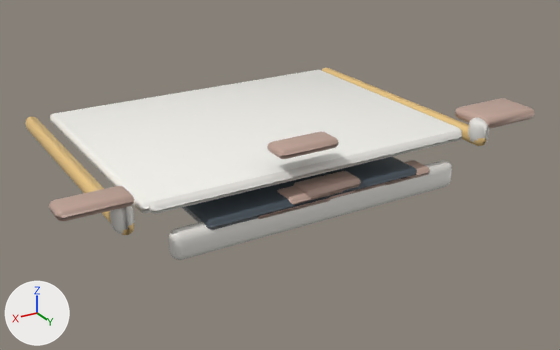
One commit to the glTF model unity/Assets/Art/EarlyGame/garage-kit/garage-whiteboard-1995.glb: the scene before it, then after it.
Rendered twice from a 50 mm camera at (0.659, 1.468, 1.708) aimed at (-0.039, 0.305, 1.127). Lighting does not change. The marker at lower left points along +X, +Y and +Z. The picture after the commit comes second. Where no turn or scale is listed for an object, it has been applied to the vertices. Vertices at exactly the same position are counted once.

Before the edit, the objects in view are built like this:
```python
ob_mounttabl_001 = bpy.data.objects.new('MountTabL.001', me_cube_041)
ob_mounttabl_001.location = (0.178, 0.485, 0.0)
ob_mounttabr_001 = bpy.data.objects.new('MountTabR.001', me_cube_042)
ob_mounttabr_001.location = (-0.178, 0.485, 0.0)
ob_stroke0_001 = bpy.data.objects.new('stroke0.001', me_cube_046)
ob_stroke0_001.location = (-0.064, 0.525, -0.084)
ob_stroke1_001 = bpy.data.objects.new('stroke1.001', me_cube_047)
ob_stroke1_001.location = (0.086, 0.525, 0.024)
ob_stroke3_001 = bpy.data.objects.new('stroke3.001', me_cube_049)
ob_stroke3_001.location = (0.087, 0.525, 0.236)
ob_stroke4_001 = bpy.data.objects.new('stroke4.001', me_cube_050)
ob_stroke4_001.location = (-0.019, 0.525, -0.001)
ob_stroke5_001 = bpy.data.objects.new('stroke5.001', me_cube_051)
ob_stroke5_001.location = (0.282, 0.525, 0.126)
ob_stroke6_001 = bpy.data.objects.new('stroke6.001', me_cube_052)
ob_stroke6_001.location = (-0.159, 0.525, 0.301)
ob_stroke7_001 = bpy.data.objects.new('stroke7.001', me_cube_053)
ob_stroke7_001.location = (0.274, 0.525, 0.257)
# also in view: 'Chart.001' at (0.014, 0.387, 1.177); 'Tray.001' at (0.0, 0.51, 1.156); 'PadBlue.001' at (-0.406, 0.48, 1.237); 'BackPlate.001' at (0.0, 0.282, 1.22); 'FrameR.001' at (0.341, 0.262, 1.209)
```
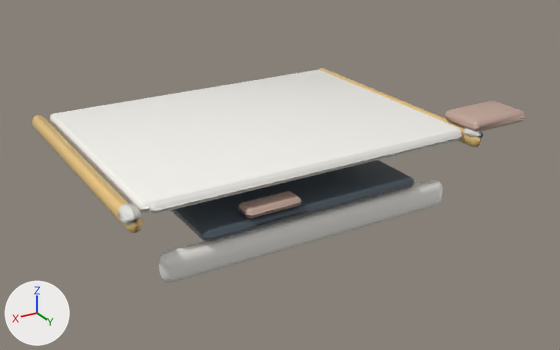
What differs and where, as boxes [x1, y1, x2, y2] in the pictures (560 x 350 px; the box of a moved part takes in the faces that stretch with it):
'Tray.001', moved: before [169, 161, 452, 260]; after [159, 180, 443, 282]
'Chart.001', moved: before [182, 156, 417, 230]; after [171, 160, 414, 242]
'FrameR.001', moved: before [25, 116, 134, 235]; after [32, 115, 143, 233]
'stroke0.001', reshaped, moved (11% narrower): before [267, 131, 339, 159]; after [238, 191, 302, 218]
'PadBlue.001', moved: before [455, 98, 534, 129]; after [445, 101, 525, 132]
'stroke4.001', deleted (beige): before [49, 186, 134, 221]
'FrameL.001', moved: before [322, 68, 487, 146]; after [318, 68, 482, 147]
'MountTabR.001', reshaped, moved: before [110, 206, 134, 234]; after [118, 203, 142, 225]
'stroke6.001', deleted (beige): before [277, 186, 344, 205]
'MountTabL.001', reshaped, moved: before [468, 118, 489, 143]; after [464, 128, 484, 138]
'stroke1.001', reshaped, moved (not visible afterwards): before [385, 160, 430, 186]
'stroke5.001', deleted (mostly hidden): before [354, 179, 399, 193]
'stroke7.001', deleted (mostly hidden): before [329, 186, 371, 199]
part 3 of me_cube_046, deleted (beige): before [267, 131, 339, 159]
part 4 of me_cube_046, added (beige): after [238, 191, 302, 218]
part 6 of me_cube_048, moved or reshaped (not visible afterwards): before [257, 203, 310, 219]
part 7 of me_cube_049, moved or reshaped (not visible afterwards): before [293, 171, 361, 198]

Edits to the bpy script that builds the scene:
```text
Change me_cube_041:
    remove me_cube_041.from_pydata(...)  # 84 vertices, 164 faces; spans x -0.535..-0.505, y 0.0..0.04, z 1.195..1.245
    add me_cube_041.from_pydata(...)  # 74 vertices, 144 faces; spans x -0.535..-0.505, y -0.02..0.02, z 1.205..1.235
    me_cube_041 part 1: 84 vertices removed from x -0.535..-0.505, y 0.0..0.04, z 1.195..1.245; 74 vertices added at x -0.535..-0.505, y -0.02..0.02, z 1.205..1.235
Change me_cube_042:
    remove me_cube_042.from_pydata(...)  # 84 vertices, 164 faces; spans x 0.505..0.535, y 0.0..0.04, z 1.195..1.245
    add me_cube_042.from_pydata(...)  # 74 vertices, 144 faces; spans x 0.505..0.535, y -0.02..0.02, z 1.205..1.235
    me_cube_042 part 2: 84 vertices removed from x 0.505..0.535, y 0.0..0.04, z 1.195..1.245; 74 vertices added at x 0.505..0.535, y -0.02..0.02, z 1.205..1.235
Change me_cube_046:
    remove me_cube_046.from_pydata(...)  # 84 vertices, 164 faces; spans x 0.045..0.155, y -0.05..0.0, z 1.3413..1.3588
    add me_cube_046.from_pydata(...)  # 84 vertices, 164 faces; spans x 0.05..0.15, y -0.065..-0.025, z 1.1725..1.1875
    me_cube_046 part 3: 84 vertices removed from x 0.045..0.155, y -0.05..0.0, z 1.3413..1.3588
    me_cube_046 part 4: 84 vertices added at x 0.05..0.15, y -0.065..-0.025, z 1.1725..1.1875
Change me_cube_047:
    remove me_cube_047.from_pydata(...)  # 84 vertices, 164 faces; spans x -0.305..-0.195, y -0.05..0.0, z 1.1413..1.1588
    add me_cube_047.from_pydata(...)  # 84 vertices, 164 faces; spans x -0.27..-0.17, y -0.065..-0.025, z 1.0725..1.0875
    me_cube_047 part 5: 84 vertices removed from x -0.305..-0.195, y -0.05..0.0, z 1.1413..1.1588
    other edits to the shape of me_cube_047 do not show in these pictures
Change me_cube_048:
    remove me_cube_048.from_pydata(...)  # 84 vertices, 164 faces; spans x 0.245..0.355, y -0.05..0.0, z 1.0413..1.0588
    add me_cube_048.from_pydata(...)  # 80 vertices, 156 faces; spans x 0.27..0.37, y -0.065..-0.025, z 1.0125..1.0275
    me_cube_048 part 6: 84 vertices removed from x 0.245..0.355, y -0.05..0.0, z 1.0413..1.0588; 80 vertices added at x 0.27..0.37, y -0.065..-0.025, z 1.0125..1.0275
Change me_cube_049:
    remove me_cube_049.from_pydata(...)  # 88 vertices, 172 faces; spans x -0.155..-0.045, y -0.05..0.0, z 0.9413..0.9588
    add me_cube_049.from_pydata(...)  # 88 vertices, 172 faces; spans x -0.13..-0.03, y -0.065..-0.025, z 0.9425..0.9575
    me_cube_049 part 7: 88 of 88 vertices moved; they spanned x -0.155..-0.045, y -0.05..0.0, z 0.9413..0.9588 and now span x -0.13..-0.03, y -0.065..-0.025, z 0.9425..0.9575; mean shift (0.02, -0.02, 0.0)
Change ob_chart_001:
    ob_chart_001.location: (-0.006, 0.432, 0.017) -> (0.0, 0.432, 0.0)
Change ob_framel_001:
    ob_framel_001.location: (0.299, 0.262, 0.009) -> (0.312, 0.262, 0.01)
Change ob_framer_001:
    ob_framer_001.location: (-0.299, 0.262, 0.009) -> (-0.312, 0.262, 0.01)
Change ob_mounttabl_001:
    ob_mounttabl_001.location: (0.178, 0.485, 0.0) -> (0.189, 0.505, 0.0)
Change ob_mounttabr_001:
    ob_mounttabr_001.location: (-0.178, 0.485, 0.0) -> (-0.189, 0.505, 0.0)
Change ob_padblue_001:
    ob_padblue_001.location: (0.074, 0.52, -0.003) -> (0.099, 0.52, -0.004)
Change ob_stroke0_001:
    ob_stroke0_001.location: (-0.064, 0.525, -0.084) -> (0.0, 0.55, 0.0)
Change ob_stroke1_001:
    ob_stroke1_001.location: (0.086, 0.525, 0.024) -> (0.139, 0.55, 0.046)
Remove ob_stroke4_001:
    ob_stroke4_001 = bpy.data.objects.new('stroke4.001', me_cube_050)
Remove ob_stroke5_001:
    ob_stroke5_001 = bpy.data.objects.new('stroke5.001', me_cube_051)
Remove ob_stroke6_001:
    ob_stroke6_001 = bpy.data.objects.new('stroke6.001', me_cube_052)
Remove ob_stroke7_001:
    ob_stroke7_001 = bpy.data.objects.new('stroke7.001', me_cube_053)
Change ob_tray_001:
    ob_tray_001.location: (0.0, 0.53, 0.436) -> (0.018, 0.53, 0.402)
```
